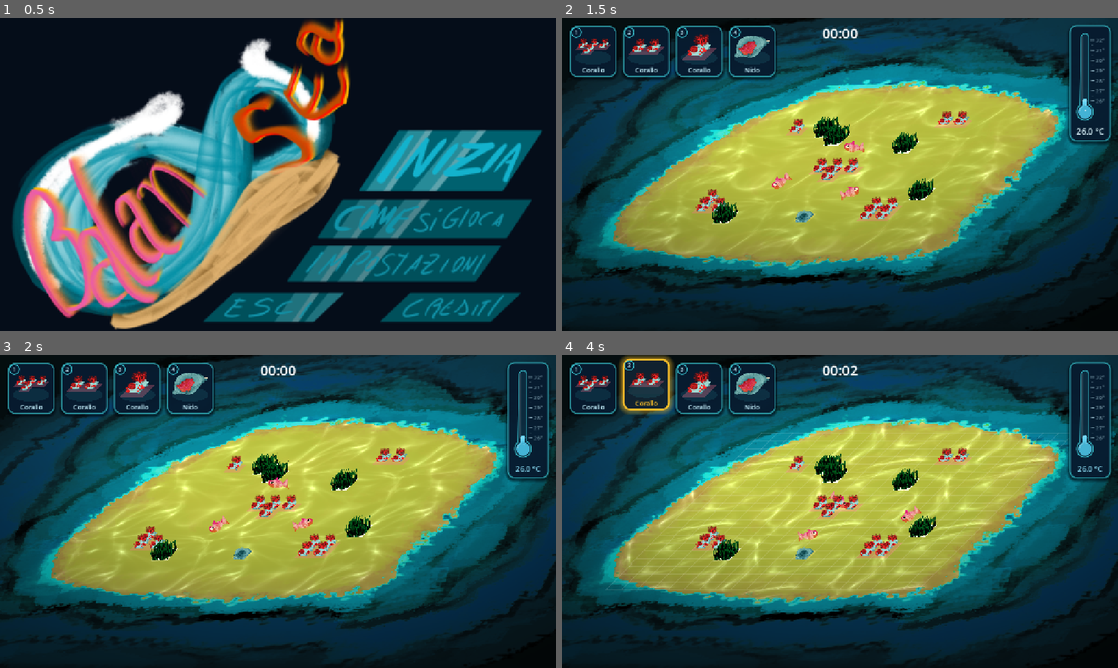
Above: before the commit, frames 1-4 (two rows, left to right).
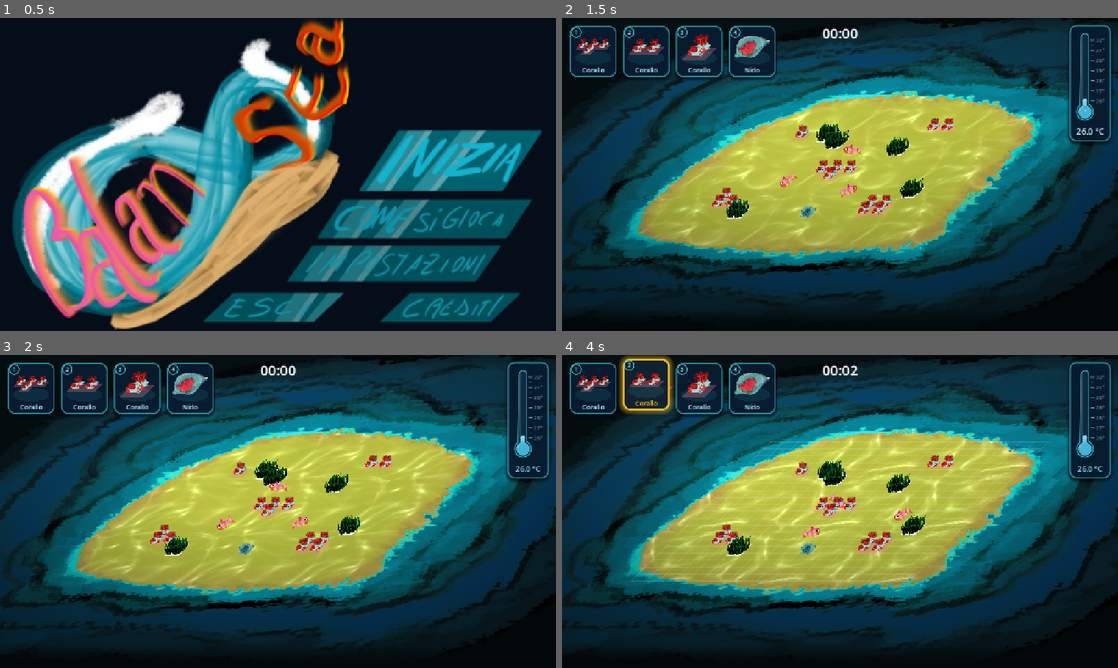
Above: after the commit, the same moments.

Repository: TakFog/rgj2026
Game: Godot game, scene res://main/main.tscn
Two runs of this game, one before a commit and one after it. Both use one fixed random seed, a clock stepped at 60 frames per second and the inputs below. Sound files missing from this copy of the repository are replaced by a short silence.
Inputs (mouse positions are in pixels of both pictures, inside the frame that each line leads up to):
- Up to frame 1 (0.5 s): no input
- Up to frame 2 (1.5 s): click (1012, 161) at 0.5 s; click "Inizia" at 1.25 s
- Up to frame 3 (2 s): no input
- Up to frame 4 (4 s): click (595, 389) at 2.02 s; click (595, 389) at 2.77 s; click (645, 389) at 3.52 s

Frame 1 is identical in both runs. In frame 2, 40% of the frame differs, in the area x 0-100%, y 0-99%; in frame 3, 41%; in frame 4, 44%.

Commit message:
Set the camera zoom to 0.8

Diff:
--- a/data/view_settings.gd
+++ b/data/view_settings.gd
@@ -5,7 +5,6 @@
 @export var x_axis := Vector2(1, 0)
 @export var y_axis := Vector2(-0.5, 0.5)
 @export var pixels_per_unit := 1.25
-## Camera zoom (< 1 zooms out). Just enough to keep the map's dark border off
-## the top and bottom of the screen, while leaving sea around the island so
-## incoming threats are visible before they reach it (GDD §7).
-@export var zoom := 0.9
+## Camera zoom (< 1 zooms out). Leaves open sea around the island so incoming
+## threats are visible before they reach it (GDD §7).
+@export var zoom := 0.8
--- a/data/view_settings.tres
+++ b/data/view_settings.tres
@@ -7,4 +7,4 @@
 x_axis = Vector2(1, 0)
 y_axis = Vector2(-0.5, 0.5)
 pixels_per_unit = 1.25
-zoom = 0.9
+zoom = 0.8
